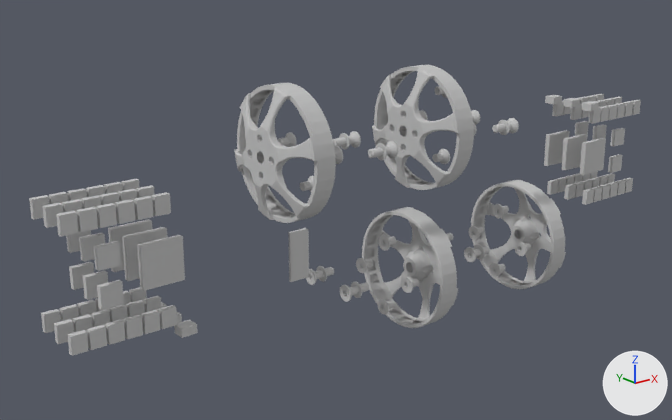
Two versions of the OBJ model resources/meshes/solo_12_base/solo_12_base_24.obj, one commit apart.
Camera for both pictures: a 50 mm camera at (-0.227, -0.238, 0.098) aimed at (-0.023, 0.017, -0.004). Every picture has the same lights, and +X, +Y and +Z are marked at lower right. Where no turn or scale is listed for an object, it has been applied to the vertices.

The first picture shows 'solo_12_base_24'.
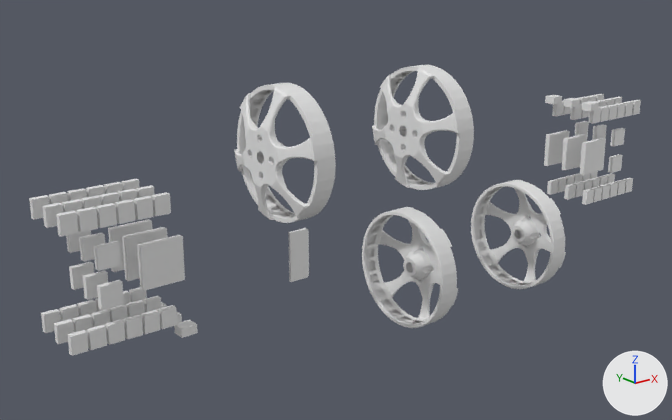
Location of each change, (x1, y1, x2, y2) in pixels of the pictures (672 x 420 px):
part 1 of me_solo_12_base_24, deleted: before (278, 86, 531, 314)
part 2 of me_solo_12_base_24, recoloured: (29, 65, 641, 356) in both

What changed in the scene script:
```text
Change me_solo_12_base_24:
    used by ob_solo_12_base_24; location = (0.0, 0.0, 0.0)
    remove me_solo_12_base_24.from_pydata(...)  # 14656 vertices, 26598 faces; spans x -0.135..0.135, y -0.022..0.022, z -0.048..0.048
    add me_solo_12_base_24.from_pydata(...)  # 7192 vertices, 11766 faces; spans x -0.135..0.135, y -0.022..0.022, z -0.048..0.048
    me_solo_12_base_24 part 1: 32 loose pieces with 7464 vertices, spanning x -0.051..0.051, y -0.015..0.015, z -0.042..0.042, are deleted
    me_solo_12_base_24 part 2: 11766 faces spanning x -0.135..0.135, y -0.022..0.022, z -0.048..0.048 switch from mat_material_0 (light grey #c4c4c4) to no material
```
